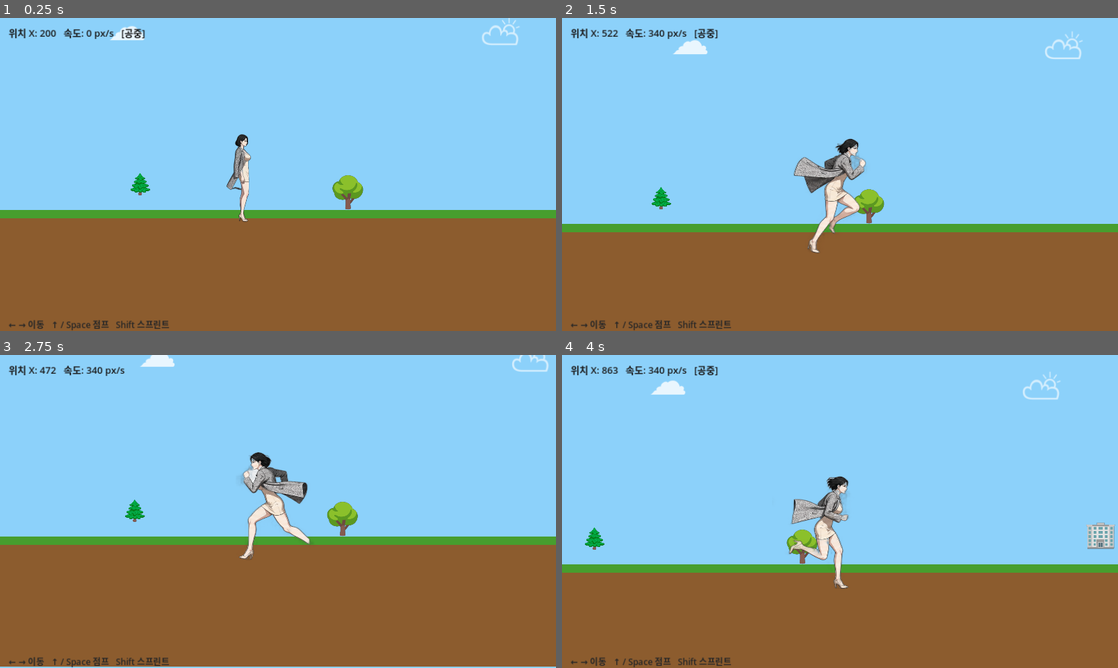
Above: before the commit, frames 1-4 (two rows, left to right).
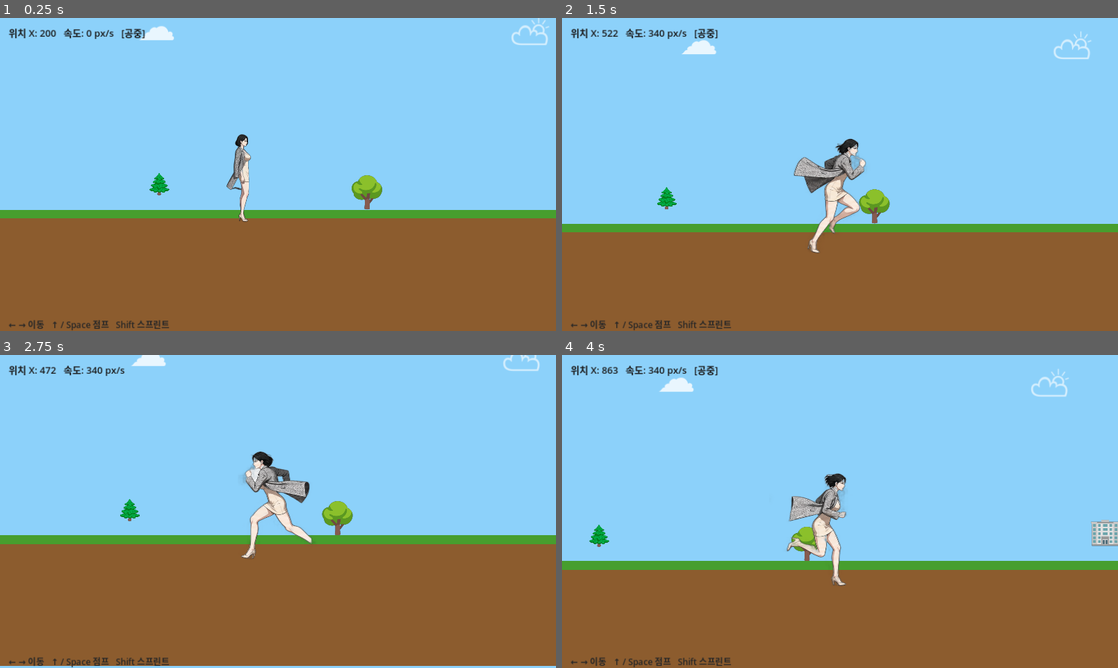
Above: after the commit, the same moments.

Repository: sean-park-funda/runner-game
Game: Godot game, scene res://scenes/Main.tscn
The game is run twice, just before and just after one commit, with the same random seed, the same clock (stepped at 60 frames per second) and the same inputs.
Inputs:
- Up to frame 1 (0.25 s): no input
- Up to frame 2 (1.5 s): tap Enter (ui_accept) at 0.5, 0.77 s; hold Right (ui_right) from 0.53 s (still down)
- Up to frame 3 (2.75 s): tap Enter (ui_accept) at 1.52 s; release Right (ui_right) at 2.03 s; hold Left (ui_left) from 2.03 s (still down)
- Up to frame 4 (4 s): release Left (ui_left) at 2.78 s; hold Right (ui_right) from 2.78 s (still down); tap Enter (ui_accept) at 3.02, 3.77 s

The runs differ from the first frame. In frame 1, 1.5% of the frame differs, in the area x 19-99%, y 0-62%; in frame 2, 0.8%; in frame 3, 2.8%; in frame 4, 4.5%, in the area x 0-100%, y 4-75%.

Commit message:
Fix parallax bounce: smooth camera offset tween + use get_screen_center_position

Diff:
--- a/scripts/main.gd
+++ b/scripts/main.gd
@@ -13,7 +13,8 @@
 # 패럴렉스용 노드 레퍼런스
 var bg_far_node: Node2D    # 원거리 (구름) — 느리게 이동
 var bg_mid_node: Node2D    # 중거리 (나무/언덕) — 중간 속도
-var _prev_px: float = 0.0  # 이전 프레임 플레이어 X (delta 방식 계산용)
+var _prev_cam_x: float = 0.0  # 이전 프레임 카메라 실제 X
+var _cam_tween: Tween         # 카메라 offset 부드럽게 전환
 
 # ── 물리 상수 (에디터에서 바꾸고 싶으면 @export 추가) ──
 const GRAVITY       = 1400.0
@@ -29,20 +30,19 @@
 	_build_ground()
 	_build_player()
 	_build_ui()
-	_prev_px = player.position.x  # 첫 프레임 점프 방지
+	_prev_cam_x = player.position.x  # 첫 프레임 점프 방지
 
 func _process(_delta: float) -> void:
-	if not player: return
-	var px := player.position.x
-	var dx := px - _prev_px  # 이번 프레임에 플레이어가 이동한 거리
-	_prev_px = px
-
-	# 카메라는 플레이어와 100% 같이 이동
-	# 배경 노드가 플레이어의 X%만큼 같이 이동하면 → 화면에서 (100-X)% 속도로 흘러감
-	# 구름(원거리): 화면에서 15% 속도 → 노드는 85% 이동
+	if not player or not camera: return
+	# 카메라 실제 화면 중심 X 기준 — smoothing + offset 변화 모두 반영됨
+	var cx := camera.get_screen_center_position().x
+	var dx := cx - _prev_cam_x
+	_prev_cam_x = cx
+
+	# 구름(원거리): 화면에서 15% 속도 → 노드는 85% 같이 이동
 	if bg_far_node:
 		bg_far_node.position.x += dx * 0.85
-	# 나무(중거리): 화면에서 45% 속도 → 노드는 55% 이동
+	# 나무(중거리): 화면에서 45% 속도 → 노드는 55% 같이 이동
 	if bg_mid_node:
 		bg_mid_node.position.x += dx * 0.55
 
@@ -172,6 +172,13 @@
 	anim_sprite.scale = scale_idle
 	anim_sprite.play("idle")
 
+func _tween_camera_offset(target_x: float) -> void:
+	if camera.offset.x == target_x: return
+	if _cam_tween: _cam_tween.kill()
+	_cam_tween = create_tween()
+	_cam_tween.tween_property(camera, "offset:x", target_x, 0.3)\
+		.set_trans(Tween.TRANS_CUBIC).set_ease(Tween.EASE_OUT)
+
 # ── UI ────────────────────────────────────────────────────
 func _build_ui() -> void:
 	var canvas := CanvasLayer.new()
@@ -214,13 +221,13 @@
 
 	player.move_and_slide()
 
-	# 스프라이트 방향
+	# 스프라이트 방향 + 카메라 offset 부드럽게 전환
 	if dir < 0:
 		anim_sprite.flip_h = true
-		camera.offset.x = -80
+		_tween_camera_offset(-80)
 	elif dir > 0:
 		anim_sprite.flip_h = false
-		camera.offset.x = 80
+		_tween_camera_offset(80)
 
 	# 애니메이션 전환: 입력값(dir)으로 판단 — velocity는 물리 처리 후 튈 수 있음
 	if dir != 0:
